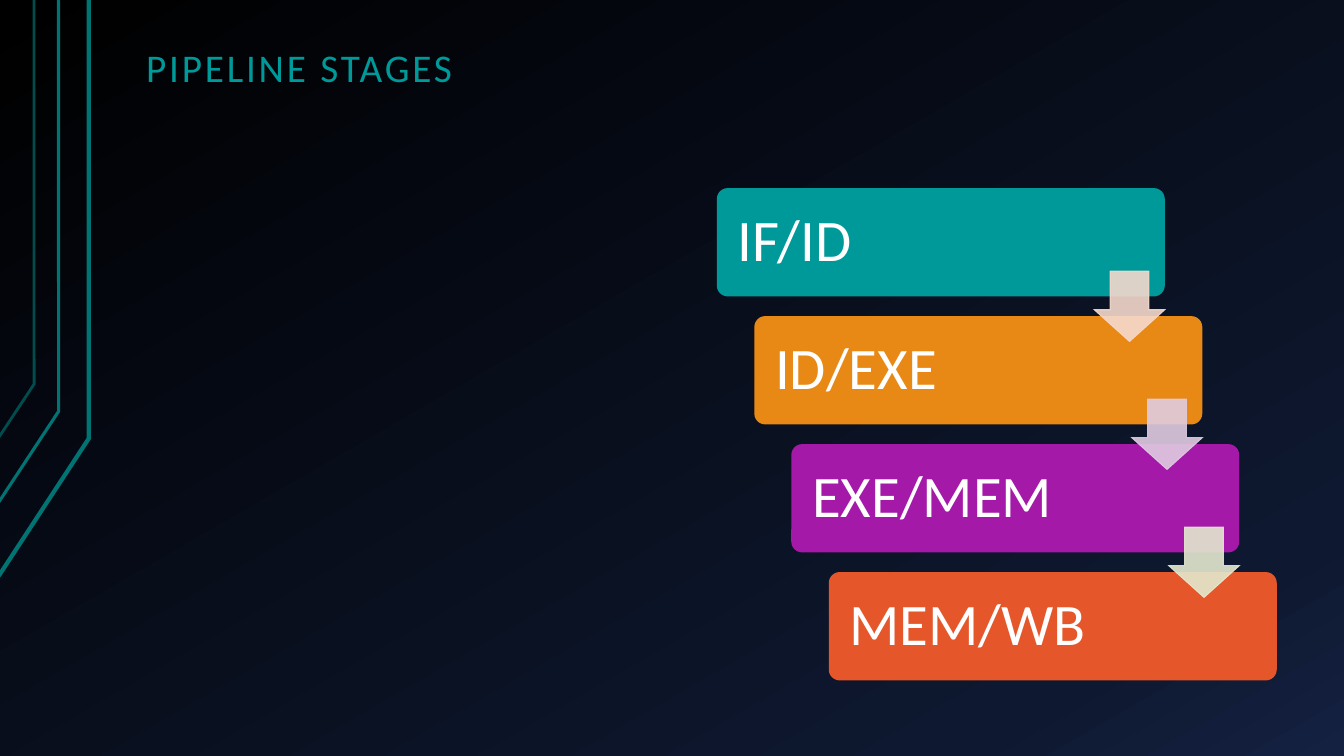
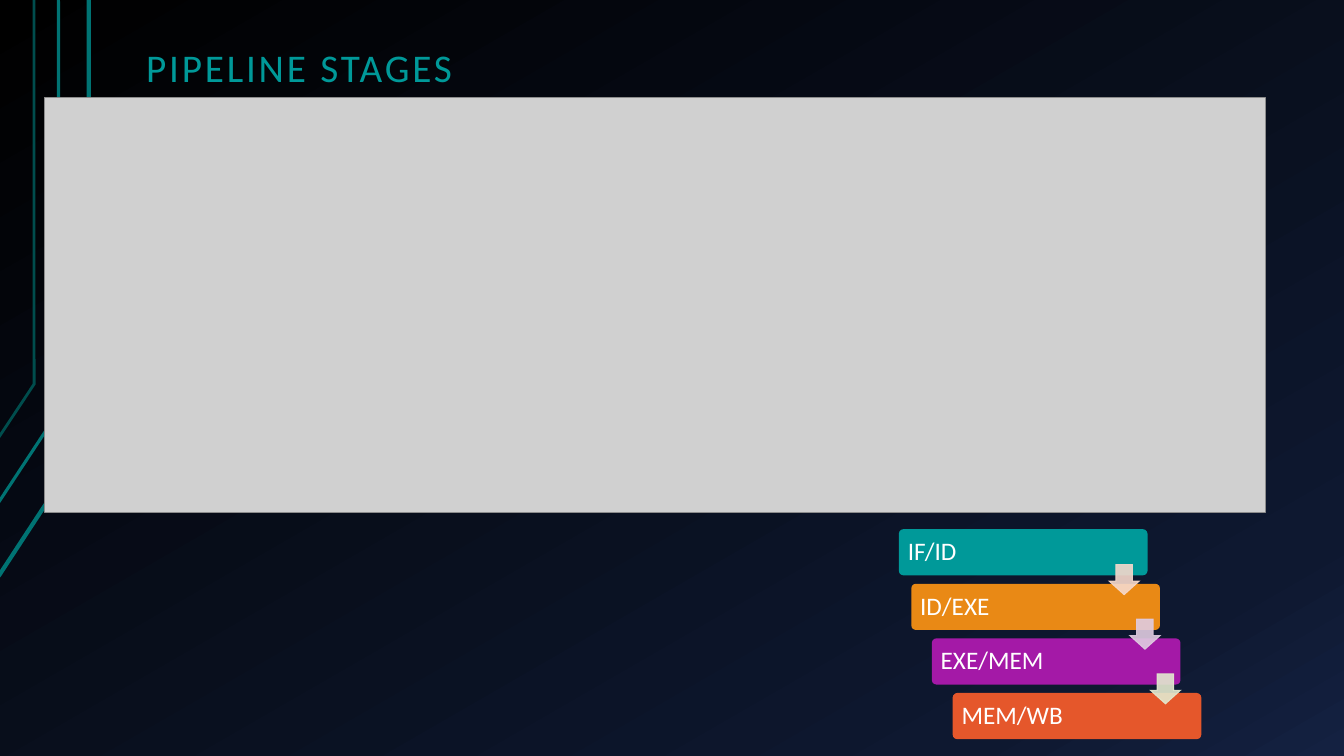
Before and after one commit to HansSanitizer/CENG-450-Project, a slide deck: slide 6 of Documentation/Long-Mann 16-Bit RISC Processor.pptx. Drawn at 1344x756 pixels with LibreOffice and Linux fonts; fonts in the diff are those of the drawing; grey boxes stand for pictures. Boxes give left, top, right and bottom in pixels: in the first picture for what was removed or moved away, otherwise in the second. Text is boxed around its words. In the diff, an @@ line names an element or a change of style, - is before the commit and + after.

Commit message:
PowerPoint Update
Pipeline Stages Schematic Added

```diff
--- a/Documentation/Long-Mann 16-Bit RISC Processor.pptx
+++ b/Documentation/Long-Mann 16-Bit RISC Processor.pptx
@@ picture added at bbox=[44, 98, 1265, 512] @@
@@ text "IF/ID": place and size @@
-text "IF/ID" at bbox=[738, 220, 852, 264]
+text "IF/ID" at bbox=[908, 542, 957, 561]
@@ group removed at bbox=[717, 189, 1239, 598]: 3 rounded rectangles, 3 down arrows @@
@@ text "ID/EXE": place and size @@
-text "ID/EXE" at bbox=[775, 348, 937, 392]
+text "ID/EXE" at bbox=[920, 597, 989, 616]
@@ size 42 to 18 pt; less space between paragraphs in 4 elements at bbox=[962, 706, 1063, 725], bbox=[908, 542, 957, 561], bbox=[920, 597, 989, 616], bbox=[941, 651, 1044, 670] @@
@@ text "EXE/MEM": place and size @@
-text "EXE/MEM" at bbox=[812, 476, 1052, 520]
+text "EXE/MEM" at bbox=[941, 651, 1044, 670]
@@ group added at bbox=[898, 529, 1181, 704]: 3 rounded rectangles, 3 down arrows @@
@@ rounded rectangle: place and size @@
-rounded rectangle at bbox=[829, 573, 1276, 681]
+rounded rectangle at bbox=[953, 694, 1202, 740]
@@ text "MEM/WB": place and size @@
-text "MEM/WB" at bbox=[850, 604, 1086, 648]
+text "MEM/WB" at bbox=[962, 706, 1063, 725]
```
Also in this commit, not shown: 1 other file.
